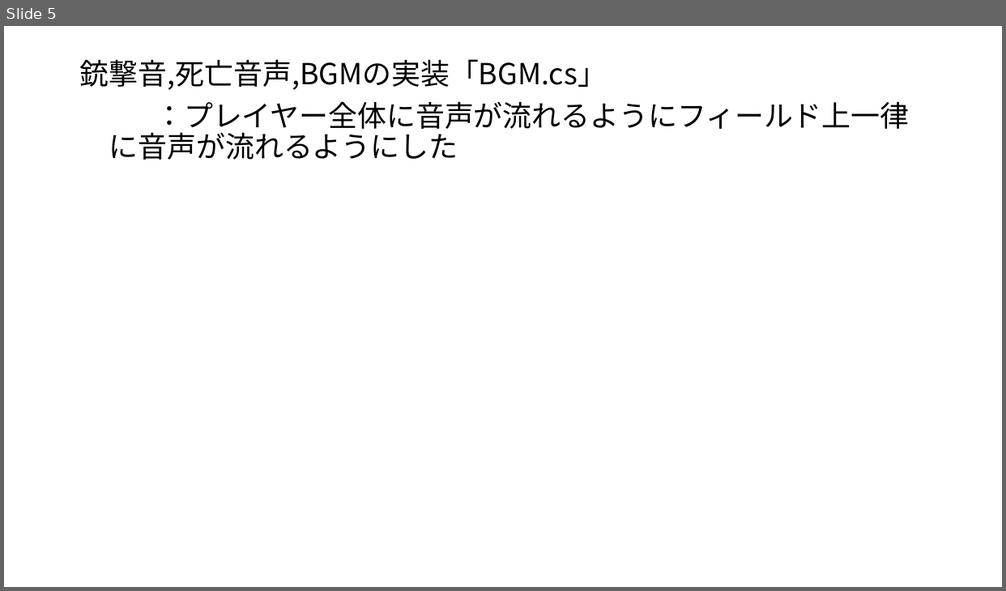
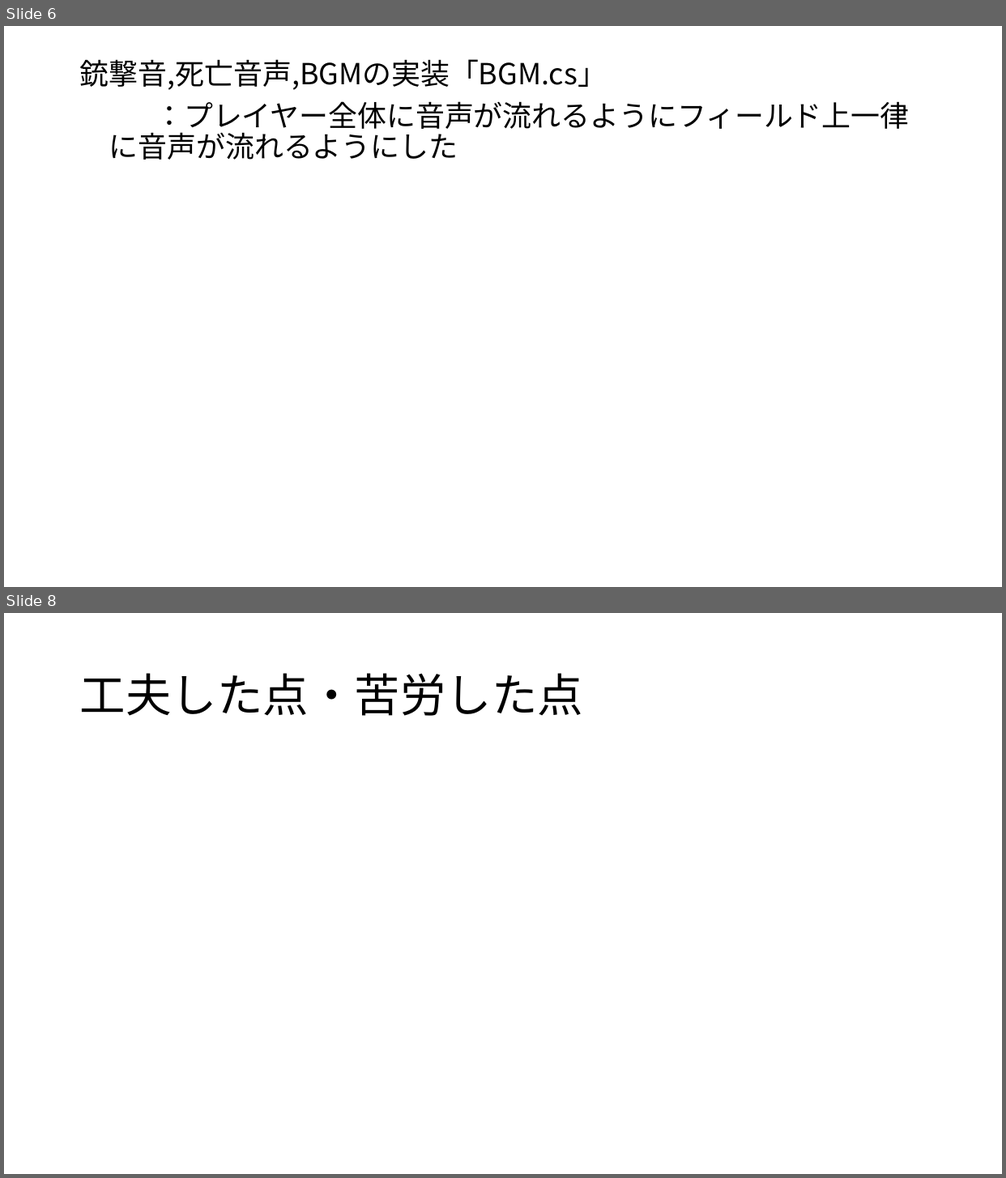
Before and after one commit to CGInteractive2018/CG_Interactive, a slide deck: Unityによるゲーム開発.pptx. Shown one above the other, each under a label of ours: slide 5 before the commit, slides 6 and 8 after it; the slides between them are not shown. The pictures are 1006x591 and 1006x1178 pixels, drawn with LibreOffice and Linux fonts; fonts in the diff are those of the drawing. Boxes give left, top, right and bottom in pixels: in the first picture for what was removed or moved away, otherwise in the second. Text is boxed around its words. In the diff, an @@ line names an element or a change of style, - is before the commit and + after.

```diff
--- a/Unityによるゲーム開発.pptx
+++ b/Unityによるゲーム開発.pptx
@@ slide 8 added at <box>4,613,1002,1174</box>, background #FFFFFF @@
@@ title added at <box>80,673,583,716</box>, 44 pt, text #000000 @@
+工夫した点・苦労した点
@@ what was slide 5 is now slide 6 @@
```
Also in this commit, not shown: 3 other slides added, 1 slide removed, 2 other files.
